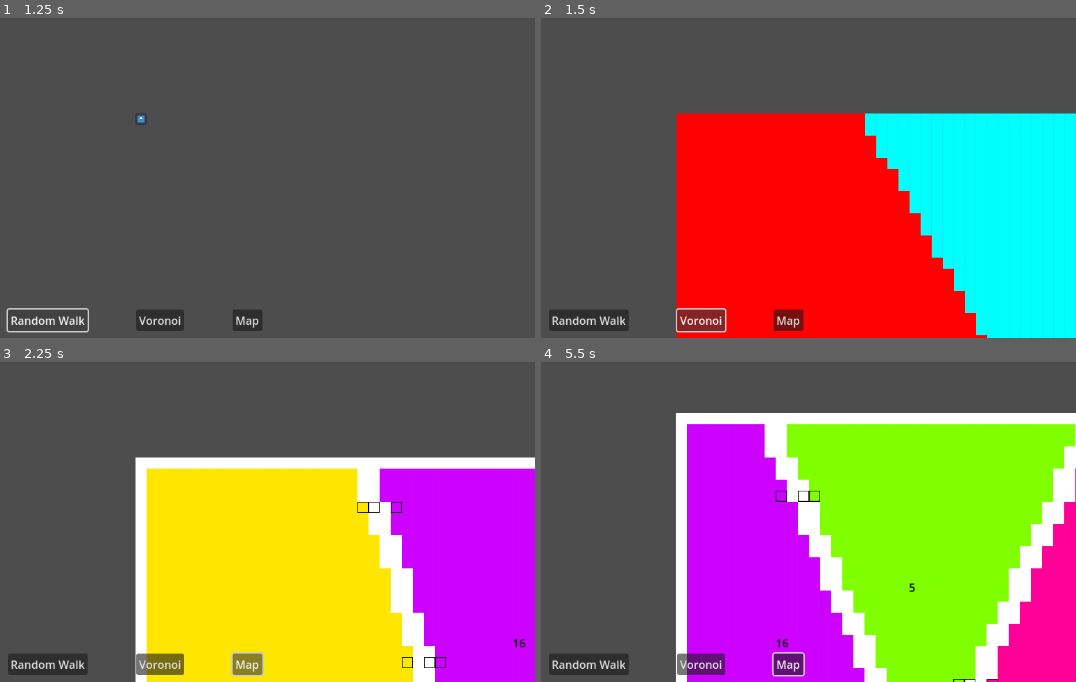
Above: before the commit, frames 1-4 (two rows, left to right).
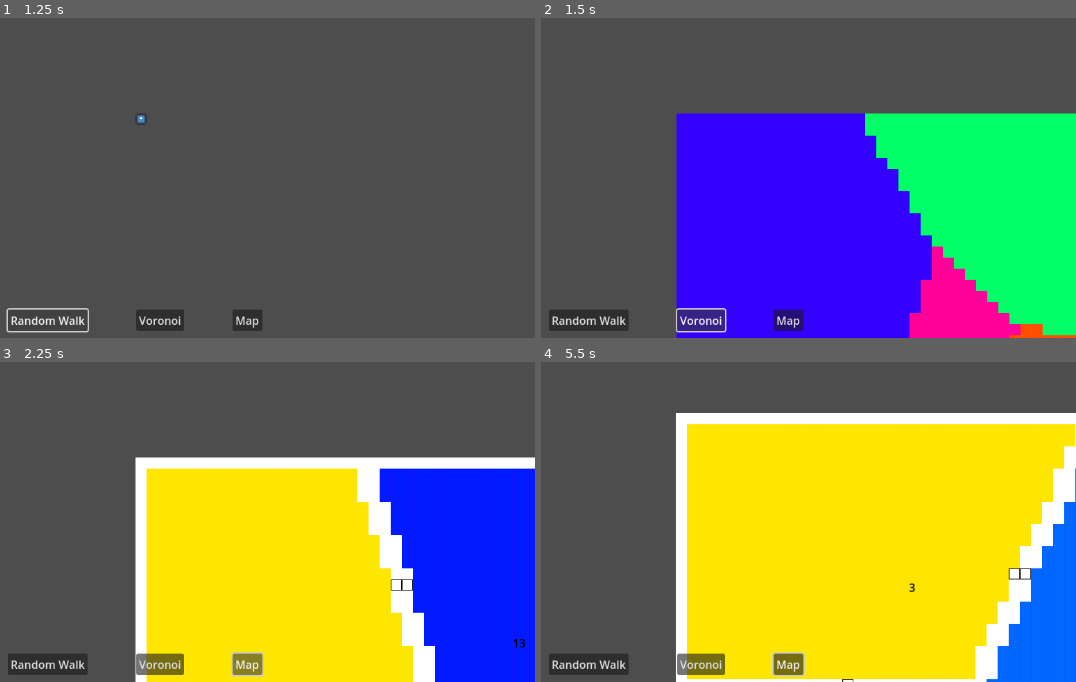
Above: after the commit, the same moments.

Repository: Diegodmbot/TFG-Procedural_Content_Generation_Godot
Game: Godot game, scene res://scenes/main.tscn
The game is run twice, just before and just after one commit, with the same random seed, the same clock (stepped at 60 frames per second) and the same inputs. The engine's default icon, where the game draws it, is replaced by a stand-in: a white triangle on a blue panel in a dark square.
Inputs (mouse positions are in pixels of both pictures, inside the frame that each line leads up to):
- Up to frame 1 (1.25 s): click "Random Walk" at 0.5 s
- Up to frame 2 (1.5 s): click "Voronoi" at 1.25 s
- Up to frame 3 (2.25 s): click "Map" at 2 s
- Up to frame 4 (5.5 s): tap Enter at 2.75, 4.25 s; move the mouse to (851, 435) at 2.77 s; hold Right (move_right) 2.78-3.5 s; tap O at 2.85, 4.35 s; click (851, 435) at 2.92 s; tap Space at 3.5, 5 s; drag from (outside the picture) to (637, 547) at 3.52 s; move the mouse to (outside the picture) at 4.27 s; hold Right (move_right) 4.28-5 s; drag from (637, 547) to (outside the picture) at 5.02 s

Frame 1 is identical in both runs. In frame 2, 52% of the frame differs, in the area x 25-100%, y 29-100%; in frame 3, 16%; in frame 4, 56%, in the area x 27-100%, y 19-100%.

Commit message:
Las puertas se crean eficazmente

Diff:
--- a/scenes/VoronoiDiagramComponent.gd
+++ b/scenes/VoronoiDiagramComponent.gd
@@ -1,4 +1,6 @@
 extends Node
+
+const DISTANCE_TO_POINT = 10
 
 @export var points_limit = 4
 @export var borders = Rect2(Vector2.ZERO, Vector2(30,30))
@@ -24,12 +26,12 @@
 func can_be_point(point: Vector2):
 	if points.has(point):
 		return false
-	if point.x < 5 or point.x > borders.end.x - 5:
+	if point.x < DISTANCE_TO_POINT or point.x > borders.end.x - DISTANCE_TO_POINT:
 		return false
-	if point.y < 5 or point.y > borders.end.y - 5:
+	if point.y < DISTANCE_TO_POINT or point.y > borders.end.y - DISTANCE_TO_POINT:
 		return false
 	for current_point in points:
-		if point.distance_to(current_point["coords"]) < 5:
+		if point.distance_to(current_point["coords"]) < DISTANCE_TO_POINT:
 			return false
 	return true
 
--- a/scenes/map.gd
+++ b/scenes/map.gd
@@ -39,6 +39,7 @@
 				for wall in room.area_borders:
 					if is_adjacent_point(wall, other_room):
 						room.add_neighbor(other_room.id)
+						other_room.add_neighbor(room.id)
 						break
 
 
@@ -51,18 +52,24 @@
 
 
 func set_doors():
-	for room in rooms.get_children() as Array[Room]:
+	var instanced_rooms = rooms.get_children()
+	for room in instanced_rooms as Array[Room]:
+		var unexplored_borders = room.area_borders.duplicate()
 		while room.doors.size() < room.neighbors.size():
-		#for k in 3:
-			var new_door = room.area_borders.pick_random()
+			var new_door = unexplored_borders.pick_random()
+			unexplored_borders.erase(new_door)
+			if unexplored_borders.size() < 1:
+				break
 			if map_borders.grow(-1).has_point(new_door):
 				for i in 4:
 					var direction = (i+1)*PI/2
 					var door_entry = new_door + Vector2(1,0).rotated(direction).round()
 					var door_exit = new_door + Vector2(2,0).rotated(direction + PI).round()
 					if is_ground(door_entry) and is_ground(door_exit) and not room.doors.has({"room_id": room.id, "coords": new_door}):
-						room.doors.append({"room_id": room.id, "coords": new_door, "entry": door_entry, "exit": door_exit})
-						#room.add_door(room.id, new_door)
+						var exit_room = get_room_by_coord(door_exit)
+						room.add_door(exit_room.id, new_door)
+						exit_room.add_door(room.id, new_door + ((door_exit - new_door)/2))
+						break
 
 
 func is_ground(point: Vector2):
@@ -75,6 +82,13 @@
 					return true
 
 
+
+func  get_room_by_coord(coord: Vector2):
+	for room in rooms.get_children() as Array[Room]:
+		if room.citizens.has(coord):
+			return room
+
+
 func draw_map():
 	for room in rooms.get_children():
 		var tile_coords = Vector2(room.id,3)
@@ -84,5 +98,3 @@
 			tile_map.set_cell(1, wall, 6, Vector2(0,0))
 		for wall in room.doors:
 			tile_map.set_cell(2, wall["coords"], 2, Vector2(0,0))
-			tile_map.set_cell(2, wall["entry"], 2, Vector2(0,0))
-			tile_map.set_cell(2, wall["exit"], 2, Vector2(0,0))
--- a/scenes/map.tscn
+++ b/scenes/map.tscn
@@ -9,7 +9,6 @@
 
 [node name="VoronoiDiagramComponent" parent="." instance=ExtResource("2_2lup3")]
 points_limit = 20
-borders = Rect2(0, 0, 100, 100)
 
 [node name="TileMap" type="TileMap" parent="."]
 tile_set = ExtResource("3_8pvyh")
--- a/scenes/room.gd
+++ b/scenes/room.gd
@@ -40,16 +40,6 @@
 	var new_entry = {"room_id": room_id, "coords": coords}
 	doors.append(new_entry)
 
-#func add_avaible_door_position(room_id: int, wall: Vector2):
-	#var room_found = false
-	#for room in avaible_door_positions:
-		#if room["room_id"] == room_id:
-			#room_found = true
-			#room["walls"].append(wall)
-	#if room_found == false:
-		#var new_room = {"room_id": room_id, "walls": Array([wall])}
-		#avaible_door_positions.append(new_room)
-
 
 func set_door(room_id: int, coords: Vector2):
 	doors.append({"room_id": room_id, "coords": coords})
--- a/scenes/voronoi_diagram_component.tscn
+++ b/scenes/voronoi_diagram_component.tscn
@@ -4,3 +4,4 @@
 
 [node name="VoronoiDiagramComponent" type="Node"]
 script = ExtResource("1_kp4kh")
+borders = Rect2(0, 0, 100, 100)
